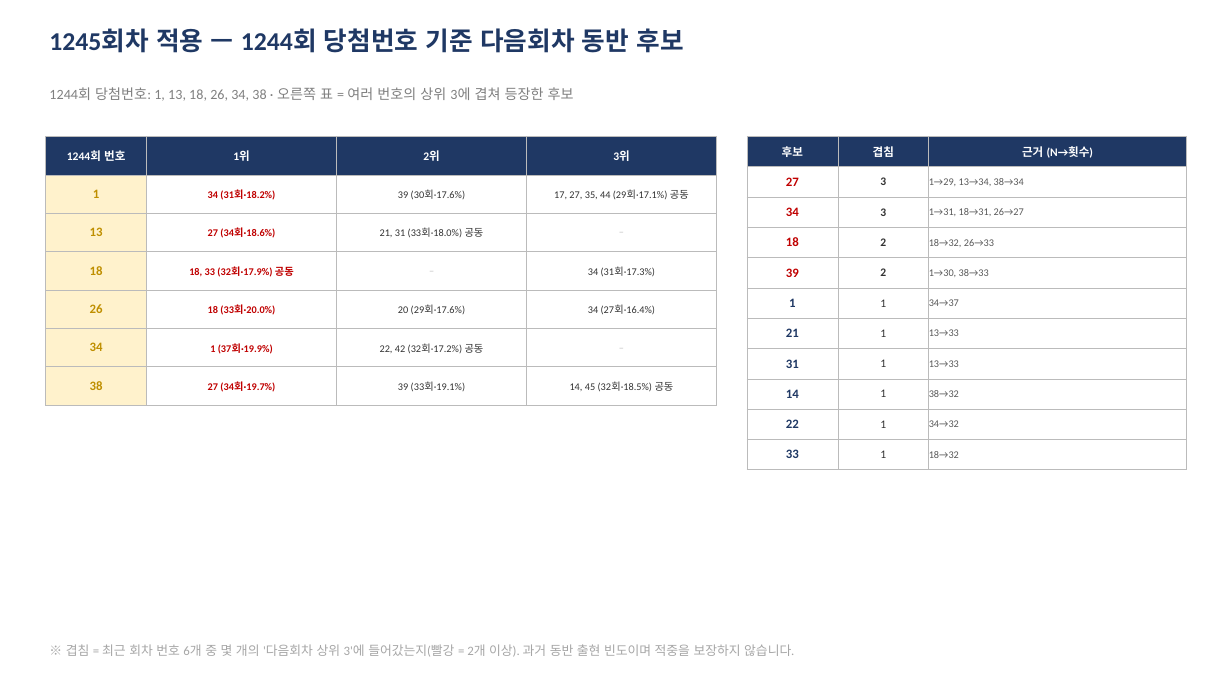
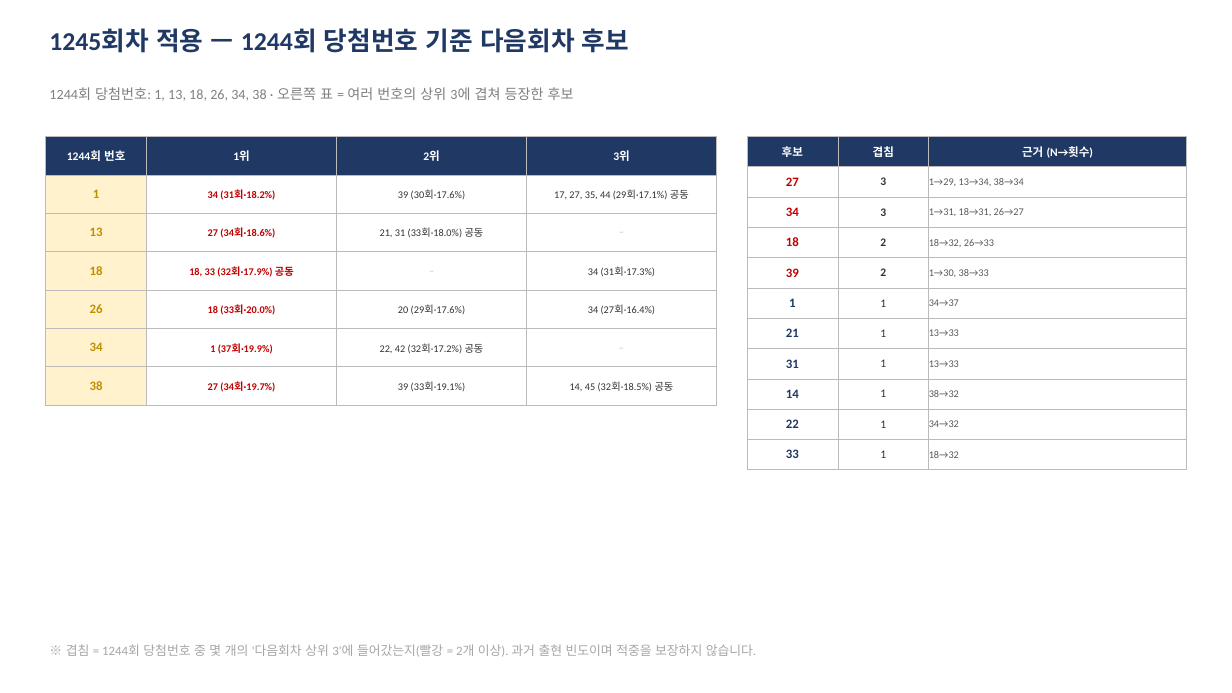
Before and after one commit to gaiger777/mskim, a slide deck: slide 15 of 로또_1245회차_분석리포트.pptx. Drawn at 1232x693 pixels with LibreOffice and Linux fonts; fonts in the diff are those of the drawing. Boxes give left, top, right and bottom in pixels: in the first picture for what was removed or moved away, otherwise in the second. Text is boxed around its words. In the diff, an @@ line names an element or a change of style, - is before the commit and + after.

```diff
--- a/로또_1245회차_분석리포트.pptx
+++ b/로또_1245회차_분석리포트.pptx
@@ text at <box>49,28,629,53</box>: text changed @@
-1245회차 적용 — 1244회 당첨번호 기준 다음회차 동반 후보
+1245회차 적용 — 1244회 당첨번호 기준 다음회차 후보
@@ text at <box>66,644,756,657</box>: text changed @@
-※ 겹침 = 최근 회차 번호 6개 중 몇 개의 '다음회차 상위 3'에 들어갔는지(빨강 = 2개 이상). 과거 동반 출현 빈도이며 적중을 보장하지 않습니다.
+※ 겹침 = 1244회 당첨번호 중 몇 개의 '다음회차 상위 3'에 들어갔는지(빨강 = 2개 이상). 과거 출현 빈도이며 적중을 보장하지 않습니다.
```
Also in this commit, not shown: 3 other slides changed, 7 slides added, 2 other files.
